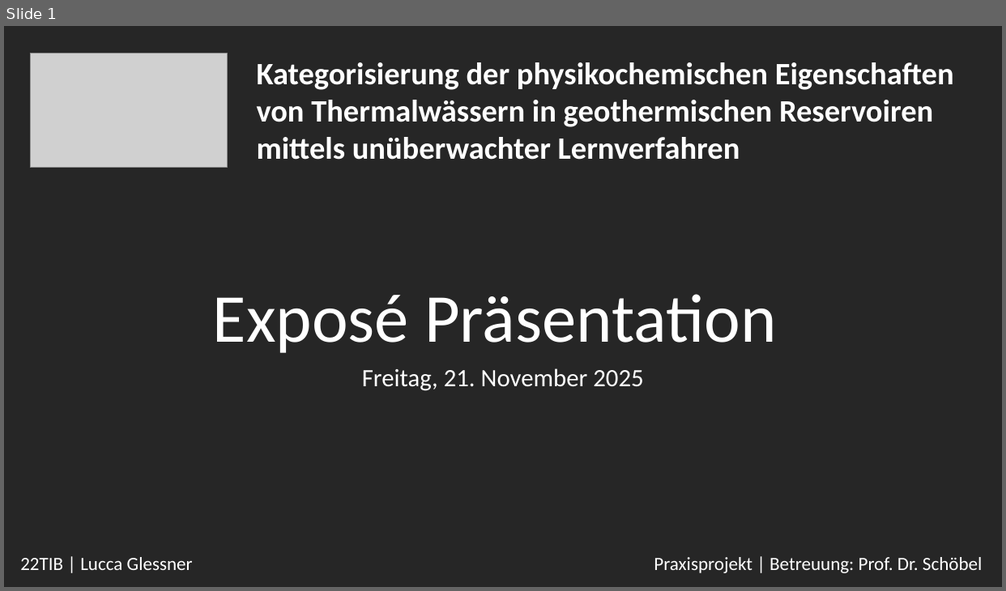
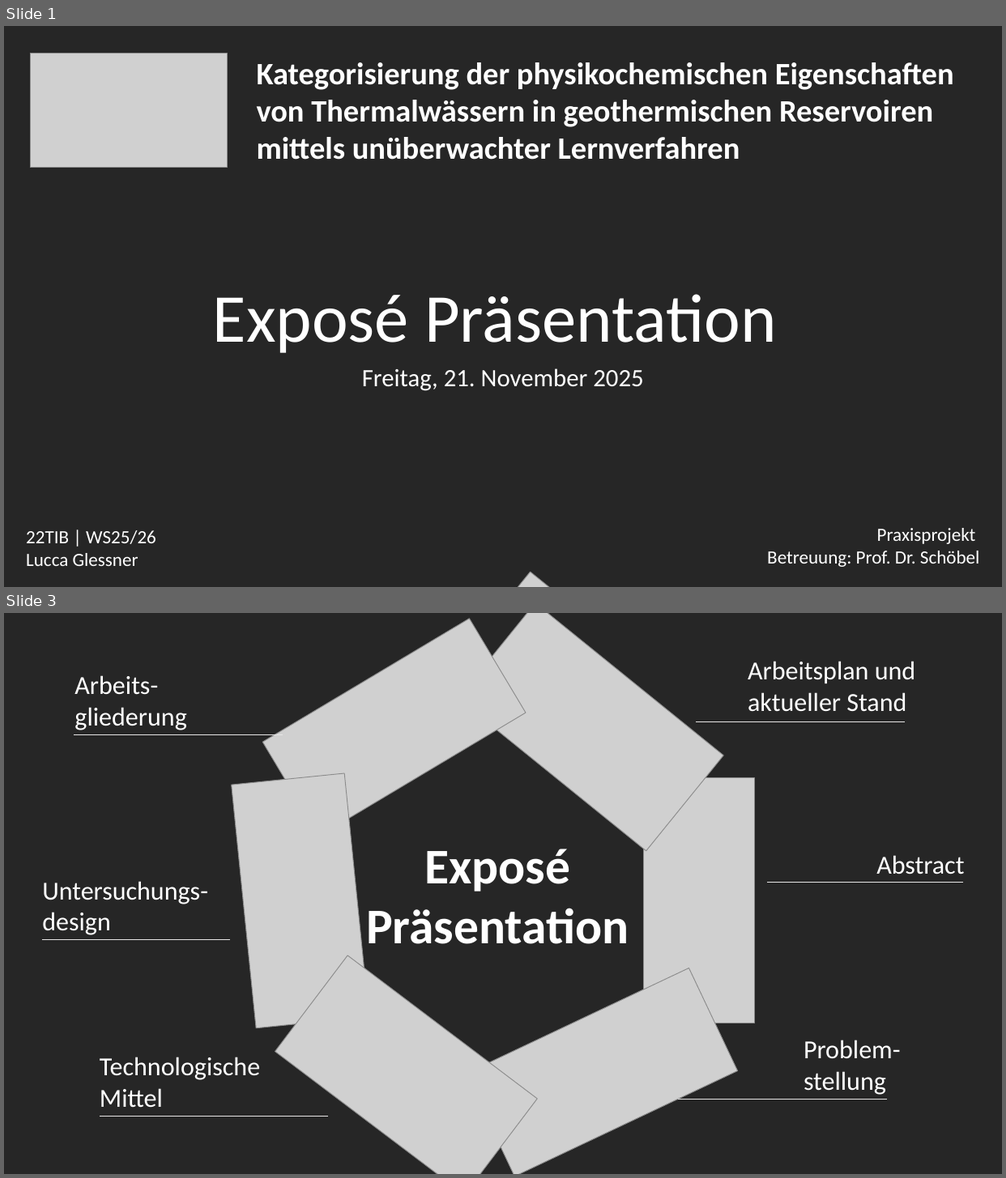
Before and after one commit to luccaglessner/Abschlussarbeit, a slide deck: Abschlussarbeit Bearbeitung/Exposé Praxisprojekt/Präsentation_Exposé_Praxisprojekt.pptx. Shown one above the other, each under a label of ours: slide 1 before the commit, slides 1 and 3 after it; the slides between them are not shown. The pictures are 1006x591 and 1006x1178 pixels, drawn with LibreOffice and Linux fonts; fonts in the diff are those of the drawing; grey boxes stand for pictures; background and template pictures are left out. Boxes give left, top, right and bottom in pixels: in the first picture for what was removed or moved away, otherwise in the second. Text is boxed around its words. In the diff, an @@ line names an element or a change of style, - is before the commit and + after.

Commit message:
Edited and changed design to Power Point presentation and changed Python code

```diff
--- a/Abschlussarbeit Bearbeitung/Exposé Praxisprojekt/Präsentation_Exposé_Praxisprojekt.pptx
+++ b/Abschlussarbeit Bearbeitung/Exposé Praxisprojekt/Präsentation_Exposé_Praxisprojekt.pptx
@@ slide 3 added at (4, 613, 1002, 1174), background #262626 @@
@@ picture added at (262, 619, 526, 837) @@
@@ picture added at (458, 613, 724, 851) @@
@@ text added at (748, 661, 916, 712), 25 pt, text #FFFFFF @@
+Arbeitsplan und
+aktueller Stand
@@ text added at (74, 675, 186, 730), 25 pt, text #FFFFFF @@
+Arbeits-
+gliederung
@@ line added from (696, 722) to (906, 722), #E7E6E6 0.5 pt @@
@@ line added from (74, 735) to (283, 735), #E7E6E6 0.5 pt @@
@@ picture added at (232, 773, 369, 1029) @@
@@ picture added at (643, 778, 754, 1024) @@
@@ text added at (366, 849, 629, 944), 48 pt, text #FFFFFF, bold @@
+Exposé
+Präsentation
@@ text added at (876, 855, 964, 875), 25 pt, text #FFFFFF @@
+Abstract
@@ text added at (42, 881, 208, 935), 25 pt, text #FFFFFF @@
+Untersuchungs-design
@@ line added from (768, 883) to (963, 883), #E7E6E6 0.5 pt @@
@@ line added from (42, 939) to (230, 939), #E7E6E6 0.5 pt @@
@@ picture added at (275, 956, 538, 1174) @@
@@ picture added at (467, 969, 738, 1174) @@
@@ text added at (803, 1040, 901, 1095), 25 pt, text #FFFFFF @@
+Problem-
+stellung
@@ text added at (100, 1057, 260, 1108), 25 pt, text #FFFFFF @@
+Technologische
+Mittel
@@ line added from (100, 1116) to (328, 1116), #E7E6E6 0.5 pt @@
@@ line added from (678, 1100) to (888, 1100), #E7E6E6 0.5 pt @@
@@ slide 1 changed as well @@
@@ text at (26, 531, 156, 566): text changed @@
-22TIB | Lucca Glessner
+22TIB | WS25/26
+Lucca Glessner
@@ text at (767, 528, 980, 567): text changed @@
-Praxisprojekt | Betreuung: Prof. Dr. Schöbel
+Praxisprojekt
+Betreuung: Prof. Dr. Schöbel
@@ picture added at (453, 572, 718, 587) @@
```
Also in this commit, not shown: 7 other slides added, 1 slide removed, 2 other files.
